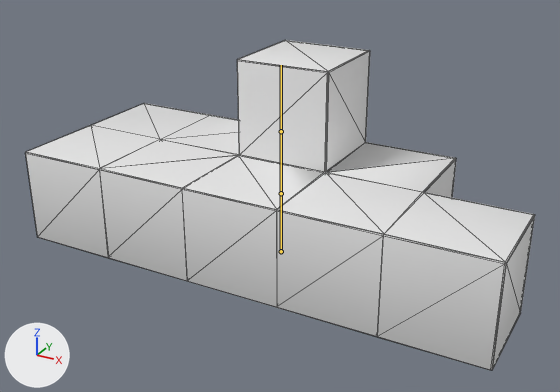
Before and after pictures for a commit that changed the glTF model assets/runtime/enemy/patty-larva/lod0.glb.
One viewpoint serves both versions: a camera (50 mm lens) standing at (4.0, -7.39, 3.83) and looking at (0.56, -1.13, 0.7). The lights are fixed; the arrows at lower left show +X, +Y and +Z. The older version comes first. The bones that bend it are drawn over the model as lines. Mesh edges are drawn as thin lines.

Names of what the first picture shows: 'patty-larva-blockout_lod0'.
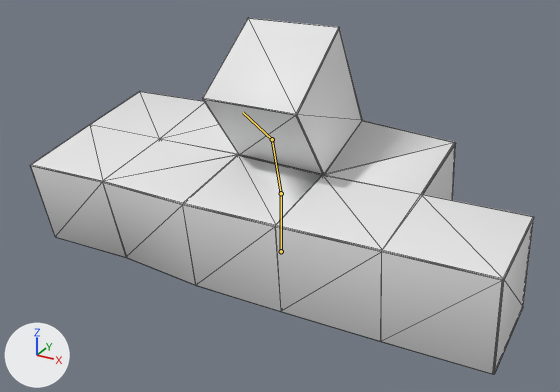
The newer file adds an action. The first version stands in its rest pose; the second is drawn at frame 8 of the action 'attack'.

Where the change shows, as pixel boxes (x1, y1, x2, y2) in the pictures (560 x 392 px):
'patty-larva-blockout_lod0', posed (8% taller): before (26, 40, 535, 370); after (30, 18, 534, 374)
bone 'mid', root to tip: before (281, 193) to (281, 131); after (281, 193) to (272, 139)
bone 'tip', root to tip: before (281, 131) to (281, 65); after (272, 139) to (243, 112)

The change in detail:
Bone 'mid' (bone_mid) turns from (0, 0, 0) to (16, 0, 0) degrees about its own x, y and z.
Bone 'tip' (bone_tip) turns from (0, 0, 0) to (36, 0, 0) degrees about its own x, y and z.
